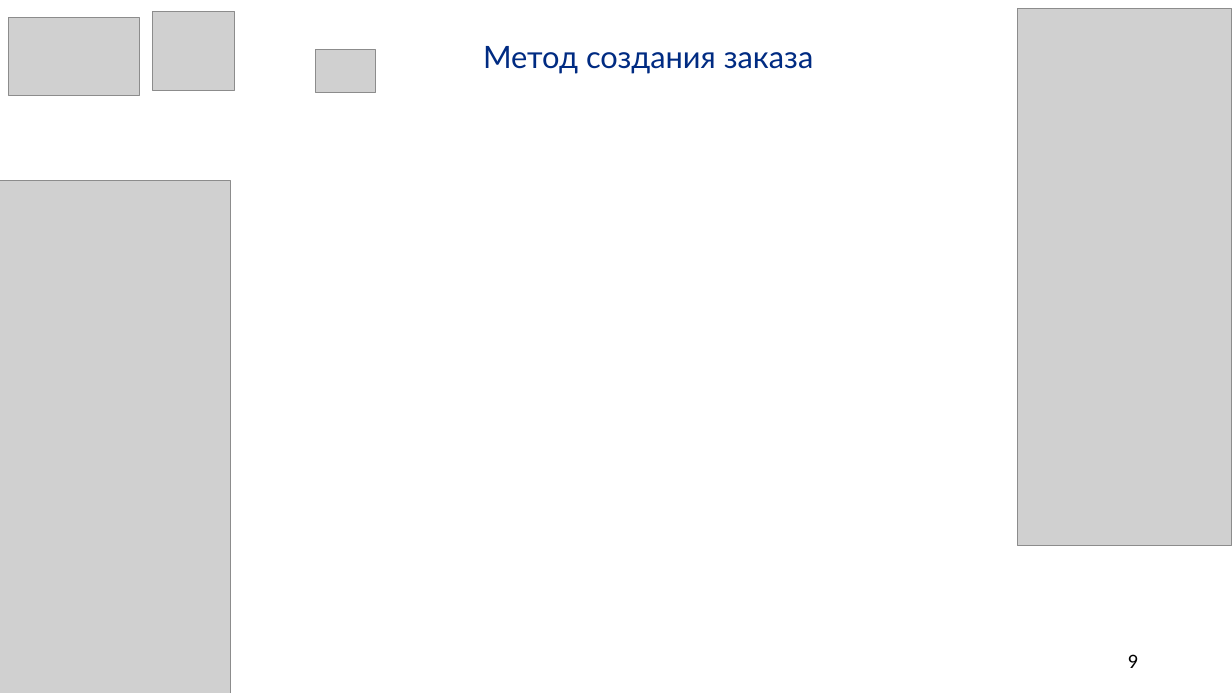
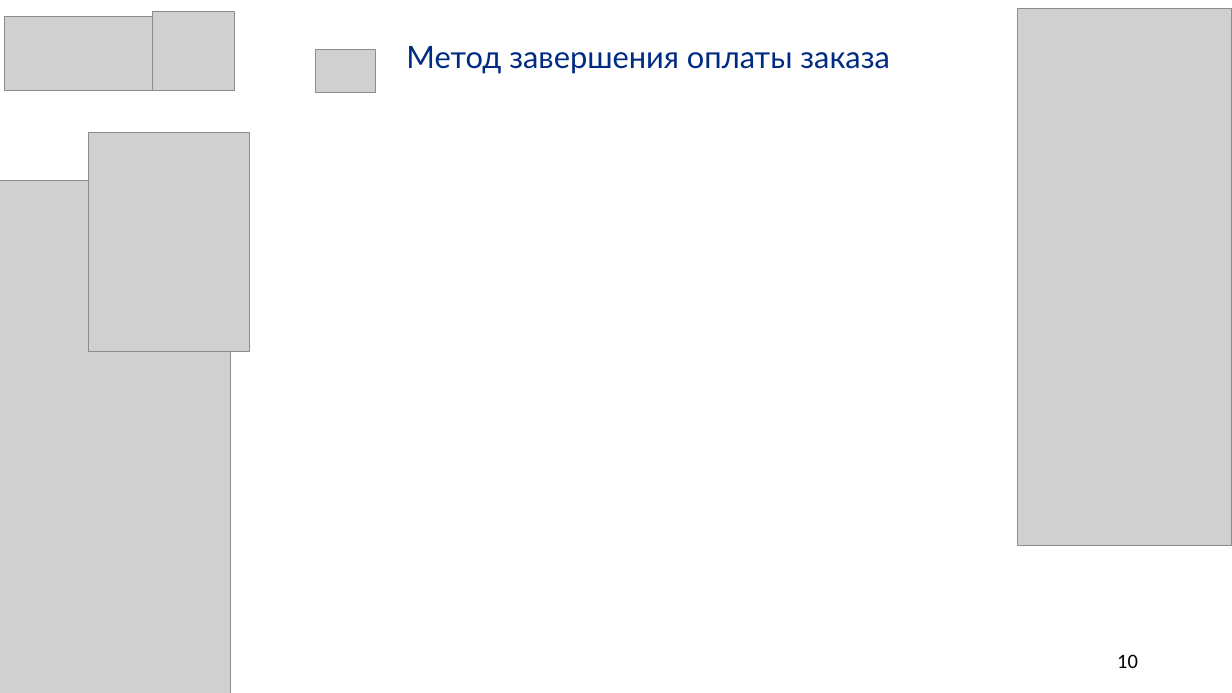
Before and after one commit to SalminaTatyana/DiplomNote, a slide deck: slide 10 of Иванова.pptx (slide 9 before the commit). Drawn at 1232x693 pixels with LibreOffice and Linux fonts; fonts in the diff are those of the drawing; grey boxes stand for pictures. Boxes give left, top, right and bottom in pixels: in the first picture for what was removed or moved away, otherwise in the second. Text is boxed around its words. In the diff, an @@ line names an element or a change of style, - is before the commit and + after.

```diff
--- a/Иванова.pptx
+++ b/Иванова.pptx
@@ picture: place and size @@
-picture at <box>9,18,140,95</box>
+picture at <box>5,16,152,90</box>
@@ text at <box>406,46,890,74</box>: text changed @@
-Метод создания заказа
+Метод завершения оплаты заказа
@@ picture added at <box>89,133,250,352</box> @@
@@ page number at <box>1117,654,1138,668</box>: text changed @@
-9
+10
```
Also in this commit, not shown: 13 other slides changed, 3 slides added, 1 slide removed.
